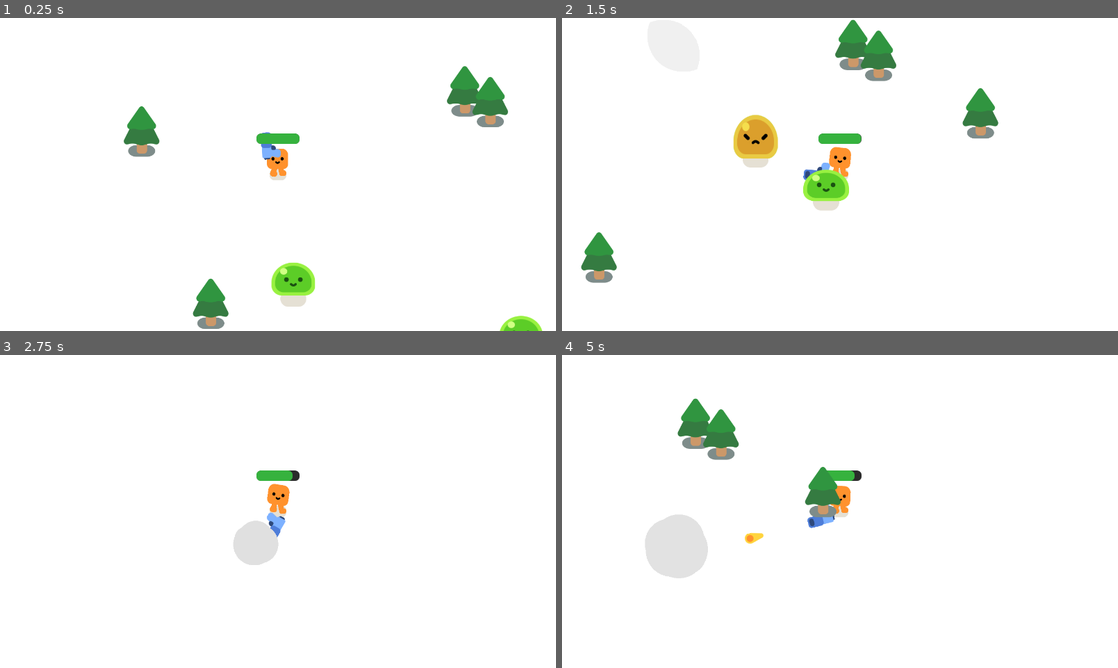
Above: before the commit, frames 1-4 (two rows, left to right).
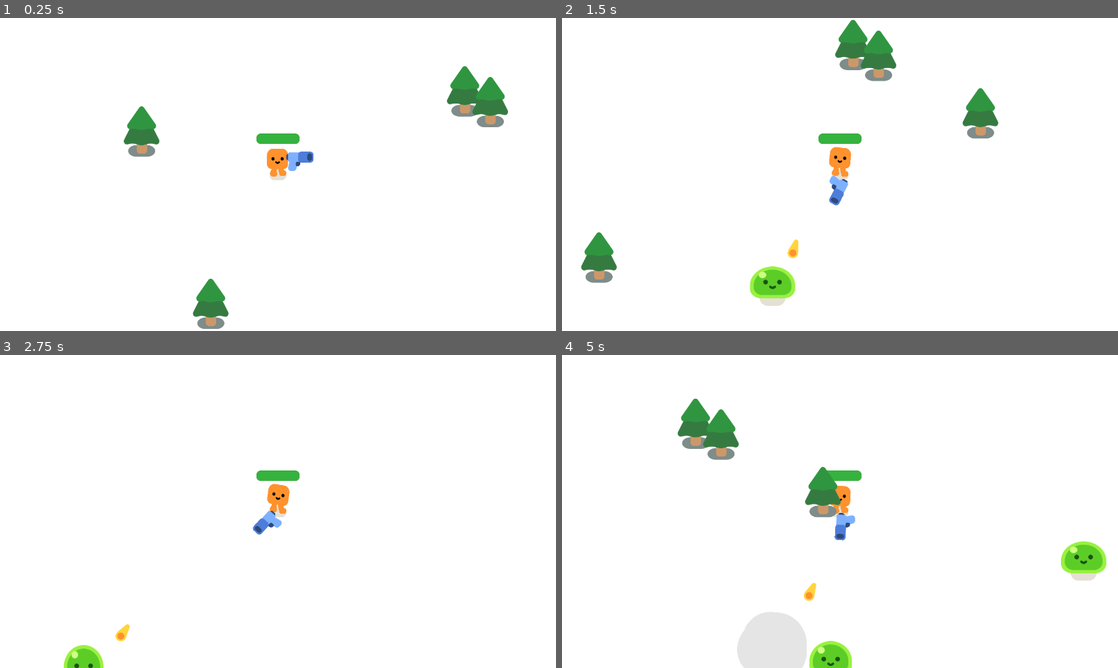
Above: after the commit, the same moments.

Repository: RuhlMirko/godot-learning
Game: Godot game, scene res://survivors_game.tscn
The game is run twice, just before and just after one commit, with the same random seed, the same clock (stepped at 60 frames per second) and the same inputs.
Inputs:
- Up to frame 1 (0.25 s): no input
- Up to frame 2 (1.5 s): hold D (move_right) 0.53-1.28 s; hold S (move_down) from 1.28 s (still down)
- Up to frame 3 (2.75 s): release S (move_down) at 2.03 s; hold D (move_right) from 2.03 s (still down)
- Up to frame 4 (5 s): release D (move_right) at 2.78 s; hold W (move_up) 2.78-3.53 s; hold A (move_left) from 3.53 s (still down)

The runs differ from the first frame. In frame 1, 1.5% of the frame differs, in the area x 46-98%, y 36-100%; in frame 2, 2.9%; in frame 3, 1.6%; in frame 4, 5.6%, in the area x 15-98%, y 36-100%.

Commit message:
Mobs spawn randomly near player

Diff:
--- a/2d-project-assets/gun.gd
+++ b/2d-project-assets/gun.gd
@@ -12,6 +12,11 @@
 	new_bullet.global_position = %ShootingPoint.global_position
 	new_bullet.global_rotation = %ShootingPoint.global_rotation
 	%ShootingPoint.add_child(new_bullet)
+	print( %ShootingPoint.global_rotation)
+	if global_rotation>=2.0 or global_rotation <= -1.5:
+		%Pistol.flip_v = true
+	else:
+		%Pistol.flip_v = false
 
 
 func _on_timer_timeout() -> void:
--- a/2d-project-assets/gun.tscn
+++ b/2d-project-assets/gun.tscn
@@ -17,6 +17,7 @@
 [node name="WeaponPivot" type="Marker2D" parent="." unique_id=2037051418]
 
 [node name="Pistol" type="Sprite2D" parent="WeaponPivot" unique_id=1804597326]
+unique_name_in_owner = true
 position = Vector2(57, -16)
 texture = ExtResource("1_vk1bi")
 
--- a/2d-project-assets/mob.gd
+++ b/2d-project-assets/mob.gd
@@ -3,7 +3,7 @@
 const MOB_SPEED = 300.0
 var base_health = randf_range(20, 100)
 
-@onready var player = $"../../Player"
+@onready var player = get_node("/root/Game/Player")
 
 func _ready():
 	%Slime.play_walk()
--- /dev/null
+++ b/2d-project-assets/survivors_game.gd
@@ -0,0 +1,16 @@
+extends Node2D
+
+const MOB_CAP: int = 200
+var mob_count : int = 0
+
+func spawn_mob()-> void:
+	var new_mob = preload("uid://y38gte5o0xf8").instantiate()
+	%PathFollow2D.progress_ratio = randf()
+	new_mob.global_position = %PathFollow2D.global_position
+	add_child(new_mob)
+
+
+func _on_timer_timeout() -> void:
+	if mob_count <= MOB_CAP:
+		spawn_mob()
+		mob_count += 1
--- a/2d-project-assets/survivors_game.tscn
+++ b/2d-project-assets/survivors_game.tscn
@@ -1,11 +1,18 @@
 [gd_scene format=3 uid="uid://delht61tcs571"]
 
 [ext_resource type="PackedScene" uid="uid://c1sx7bic4uhdj" path="res://player.tscn" id="1_l26od"]
+[ext_resource type="Script" uid="uid://c1bfau31nfqio" path="res://survivors_game.gd" id="1_qqaft"]
 [ext_resource type="PackedScene" uid="uid://dq3r015sr1uql" path="res://pine_tree.tscn" id="2_qqaft"]
-[ext_resource type="PackedScene" uid="uid://y38gte5o0xf8" path="res://mob.tscn" id="3_7jj1j"]
+
+[sub_resource type="Curve2D" id="Curve2D_7jj1j"]
+_data = {
+"points": PackedVector2Array(0, 0, 0, 0, -288, -353, 0, 0, 0, 0, 1755, -357, 0, 0, 0, 0, 1759, 946, 0, 0, 0, 0, -300, 942, 0, 0, 0, 0, -292, -356)
+}
+point_count = 5
 
 [node name="Game" type="Node2D" unique_id=1879333319]
 y_sort_enabled = true
+script = ExtResource("1_qqaft")
 
 [node name="CanvasLayer" type="CanvasLayer" parent="." unique_id=881916006]
 layer = -1
@@ -18,7 +25,17 @@
 scale = Vector2(0.75999933, 0.7600005)
 
 [node name="Player" parent="." unique_id=967538582 instance=ExtResource("1_l26od")]
+unique_name_in_owner = true
 position = Vector2(718, 408)
+
+[node name="Path2D" type="Path2D" parent="Player" unique_id=135408697]
+position = Vector2(-718, -408)
+curve = SubResource("Curve2D_7jj1j")
+
+[node name="PathFollow2D" type="PathFollow2D" parent="Player/Path2D" unique_id=1486072792]
+unique_name_in_owner = true
+position = Vector2(-288, -353)
+rotation = -0.0019579025
 
 [node name="Trees" type="Node" parent="." unique_id=729200670]
 
@@ -37,16 +54,8 @@
 [node name="PineTree5" parent="Trees" unique_id=885867421 instance=ExtResource("2_qqaft")]
 position = Vector2(1268, 269)
 
-[node name="Mobs" type="Node" parent="." unique_id=1179286137]
+[node name="Timer" type="Timer" parent="." unique_id=1858932424]
+wait_time = 1.1489999999999998
+autostart = true
 
-[node name="Mob" parent="Mobs" unique_id=1935145560 instance=ExtResource("3_7jj1j")]
-position = Vector2(-275, 518)
-
-[node name="Mob2" parent="Mobs" unique_id=277494103 instance=ExtResource("3_7jj1j")]
-position = Vector2(691, -162)
-
-[node name="Mob3" parent="Mobs" unique_id=684774778 instance=ExtResource("3_7jj1j")]
-position = Vector2(767, 804)
-
-[node name="Mob4" parent="Mobs" unique_id=780760971 instance=ExtResource("3_7jj1j")]
-position = Vector2(1408, 912)
+[connection signal="timeout" from="Timer" to="." method="_on_timer_timeout"]
Not shown, added: 2d-project-assets/survivors_game.gd.uid
